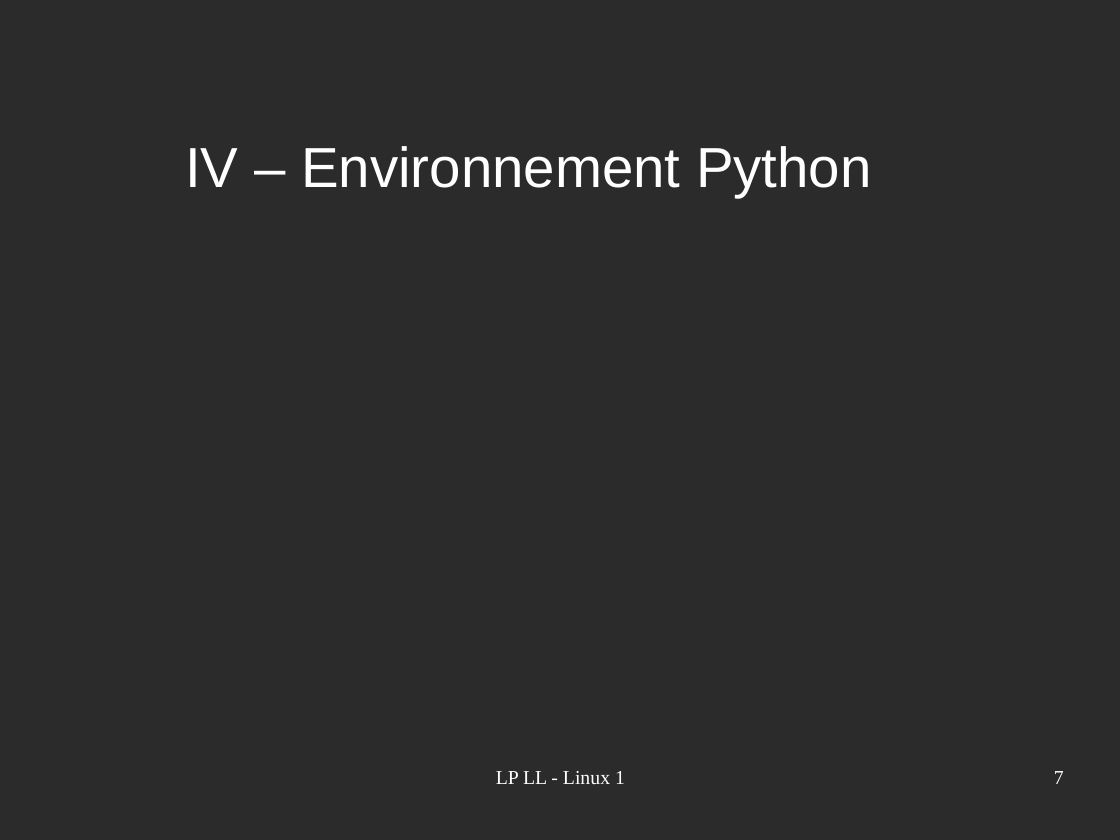
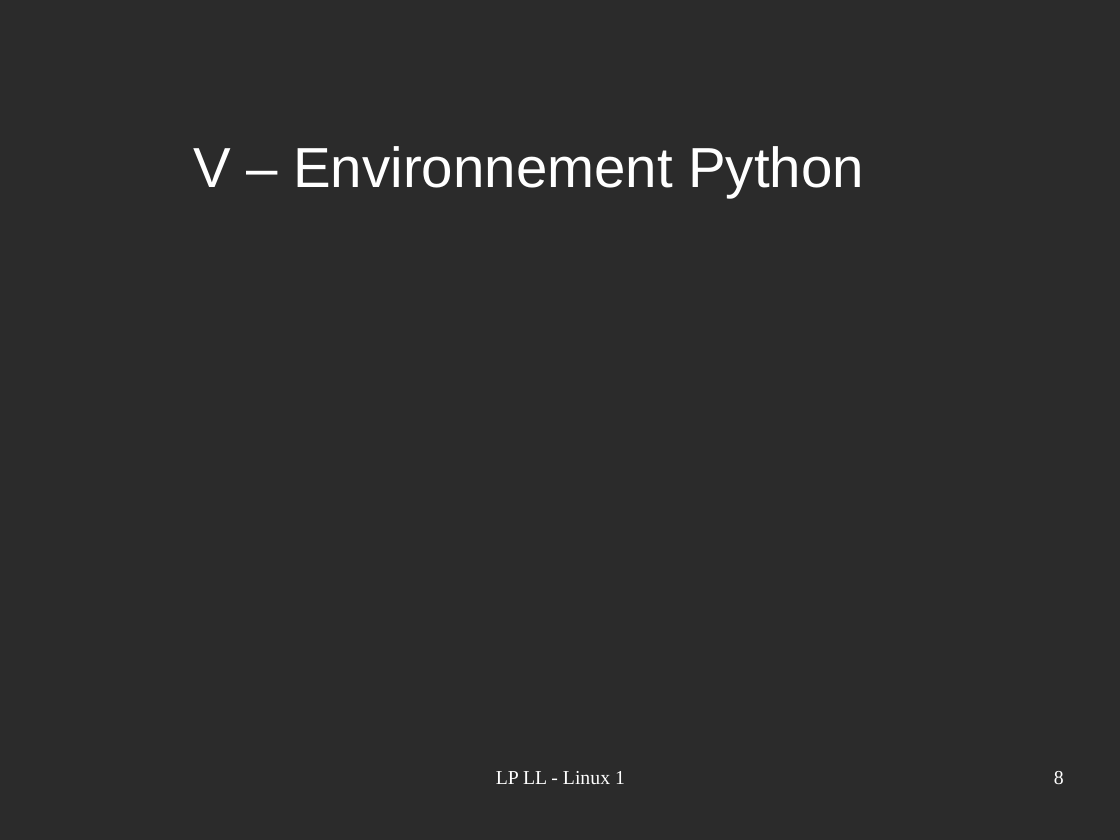
Before and after one commit to acherruau/projetlinux, a slide deck: slide 8 of Linux.odp (slide 7 before the commit). Drawn at 1120x840 pixels with LibreOffice and Linux fonts; fonts in the diff are those of the drawing; background and template pictures are left out; a plain dark background stands for a picture behind light text. Boxes give left, top, right and bottom in pixels: in the first picture for what was removed or moved away, otherwise in the second. Text is boxed around its words. In the diff, an @@ line names an element or a change of style, - is before the commit and + after.

```diff
--- a/Linux.odp
+++ b/Linux.odp
@@ text at (193,146,864,197): text changed @@
-IV – Environnement Python
+V – Environnement Python
@@ page number at (1054,771,1064,784): text changed @@
-7
+8
```
Also in this commit, not shown: 2 other slides changed, 1 slide added.
